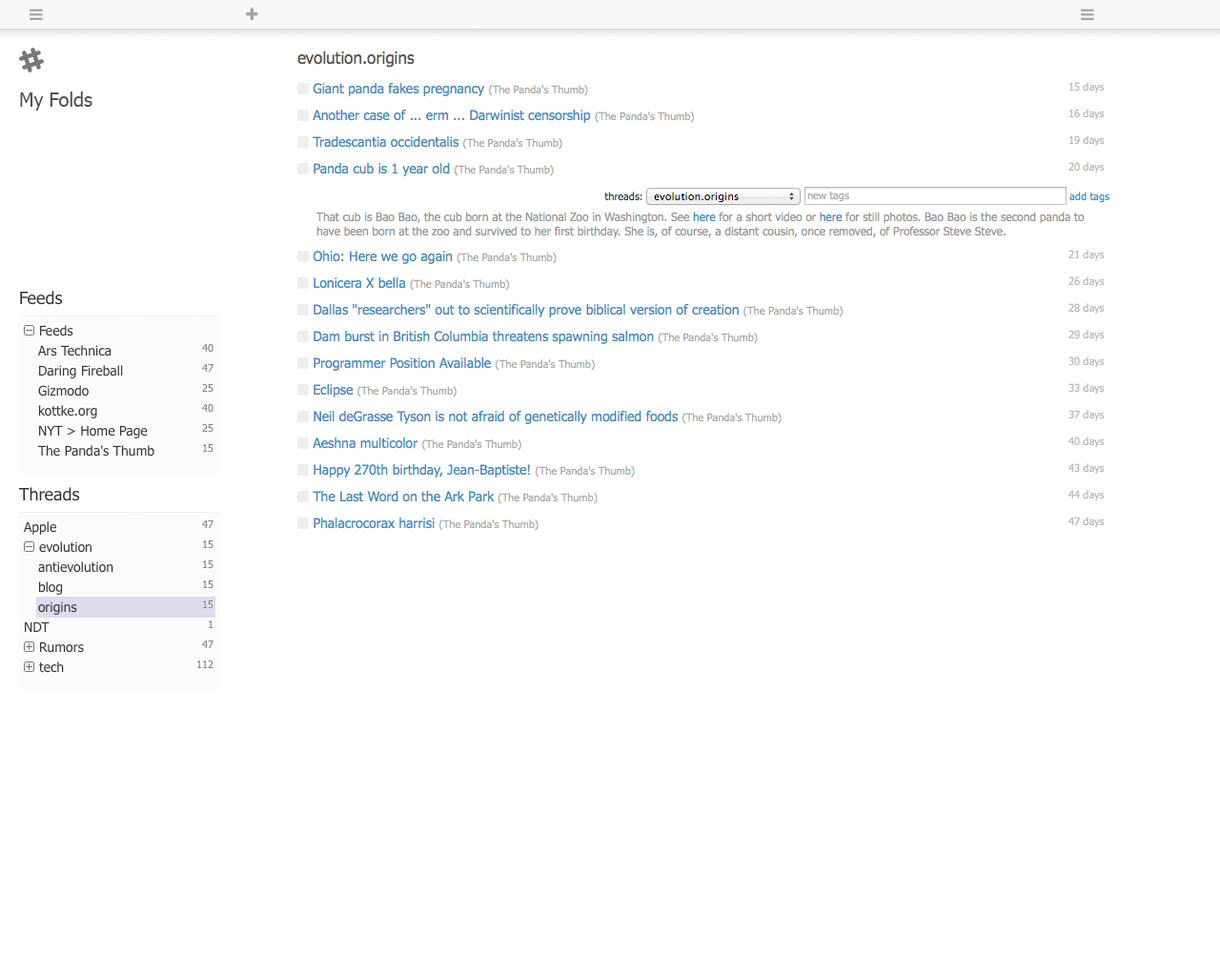
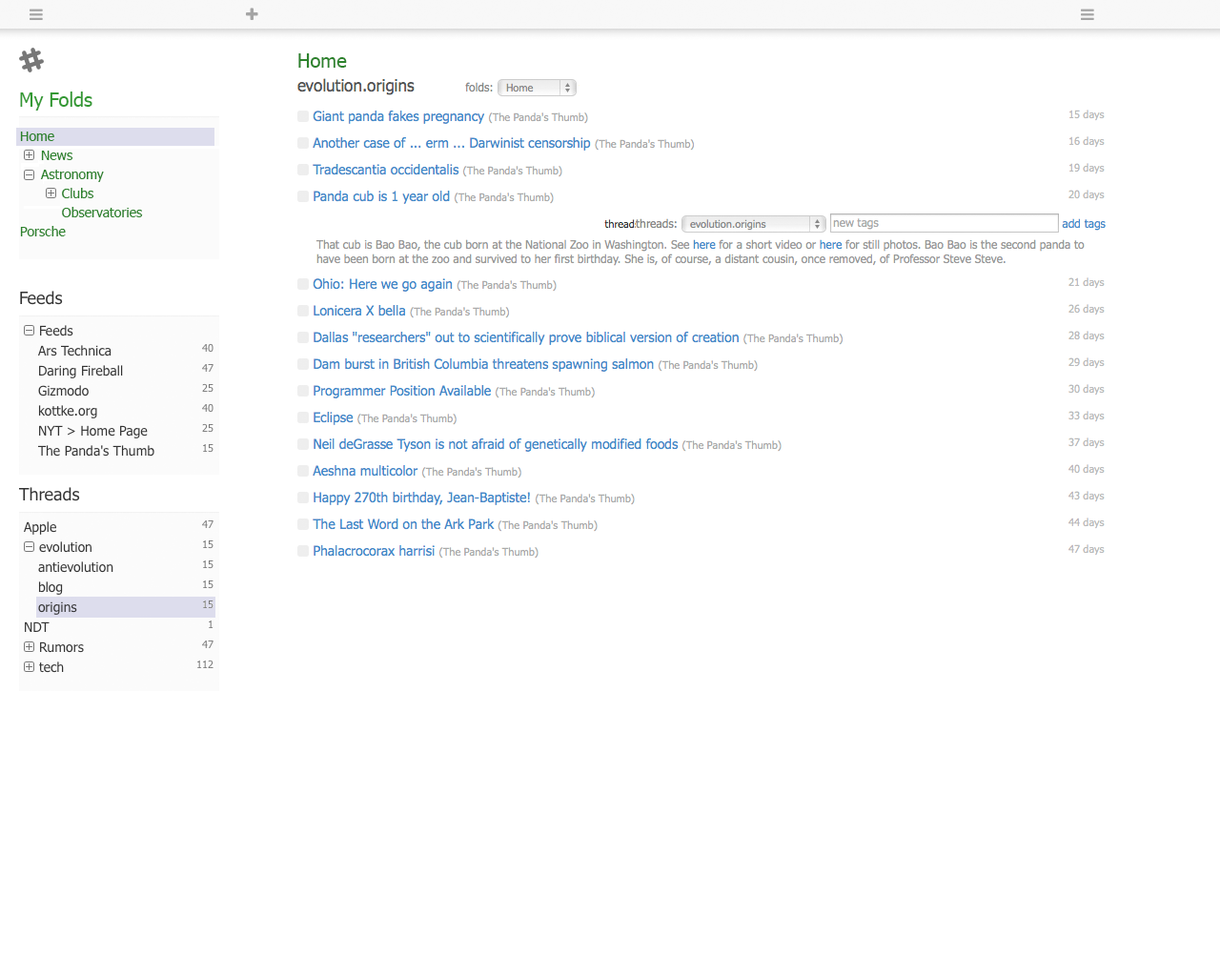
Layered file, before and after one edit (1220 x 976). Changes by layer:
added layer "Home News Astronomy Clubs Observa" above "Home" over [20, 131, 144, 237]
added layer "Home" above "My Folds" over [298, 53, 348, 68]
painted on "My Folds" over [20, 91, 93, 111]
removed layer "Layer 2" over [16, 50, 1111, 559]
added layer "my folds" above "base threadreader" over [16, 116, 220, 260]
added layer "base threadreader" above "Background" over [16, 50, 1111, 559]
